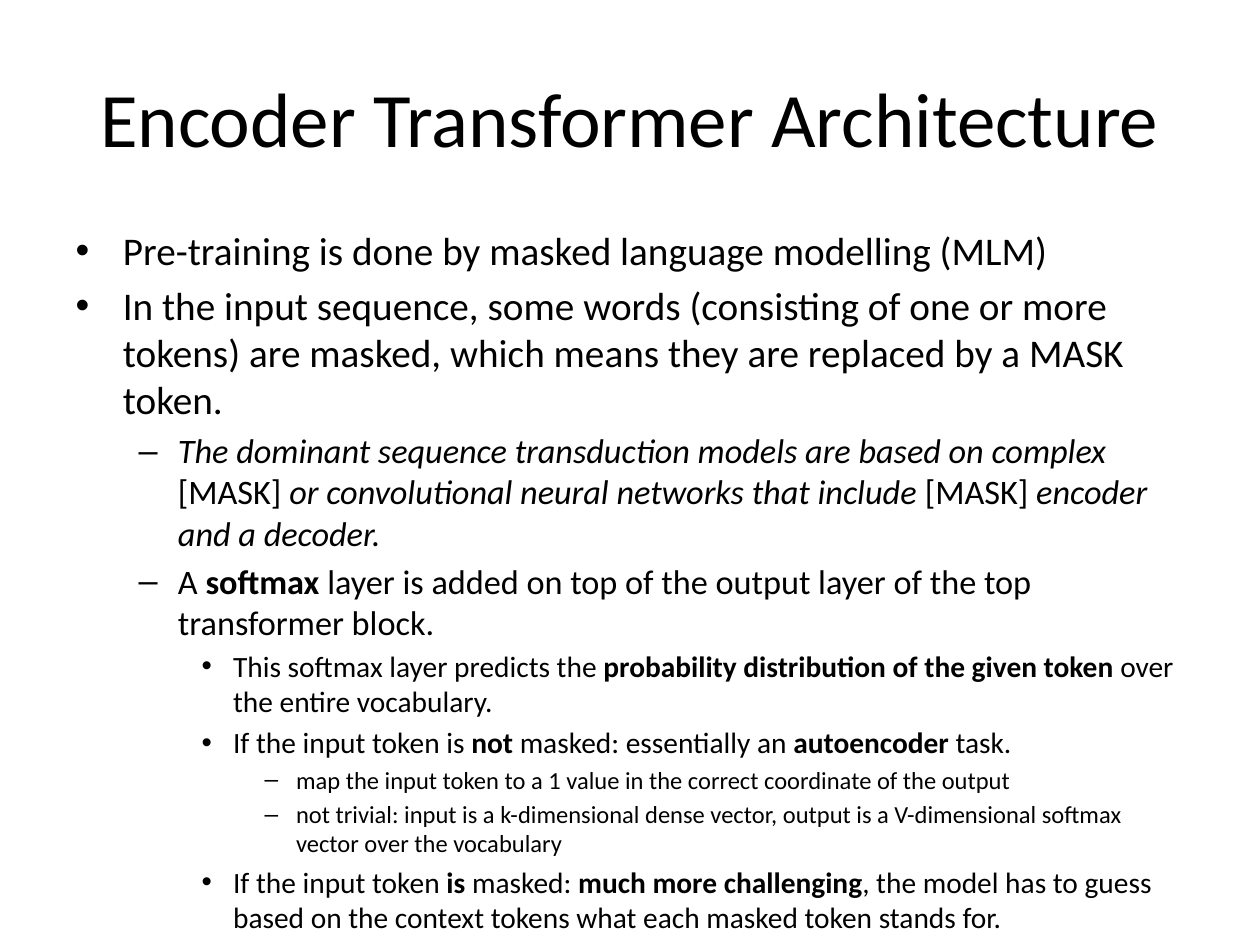
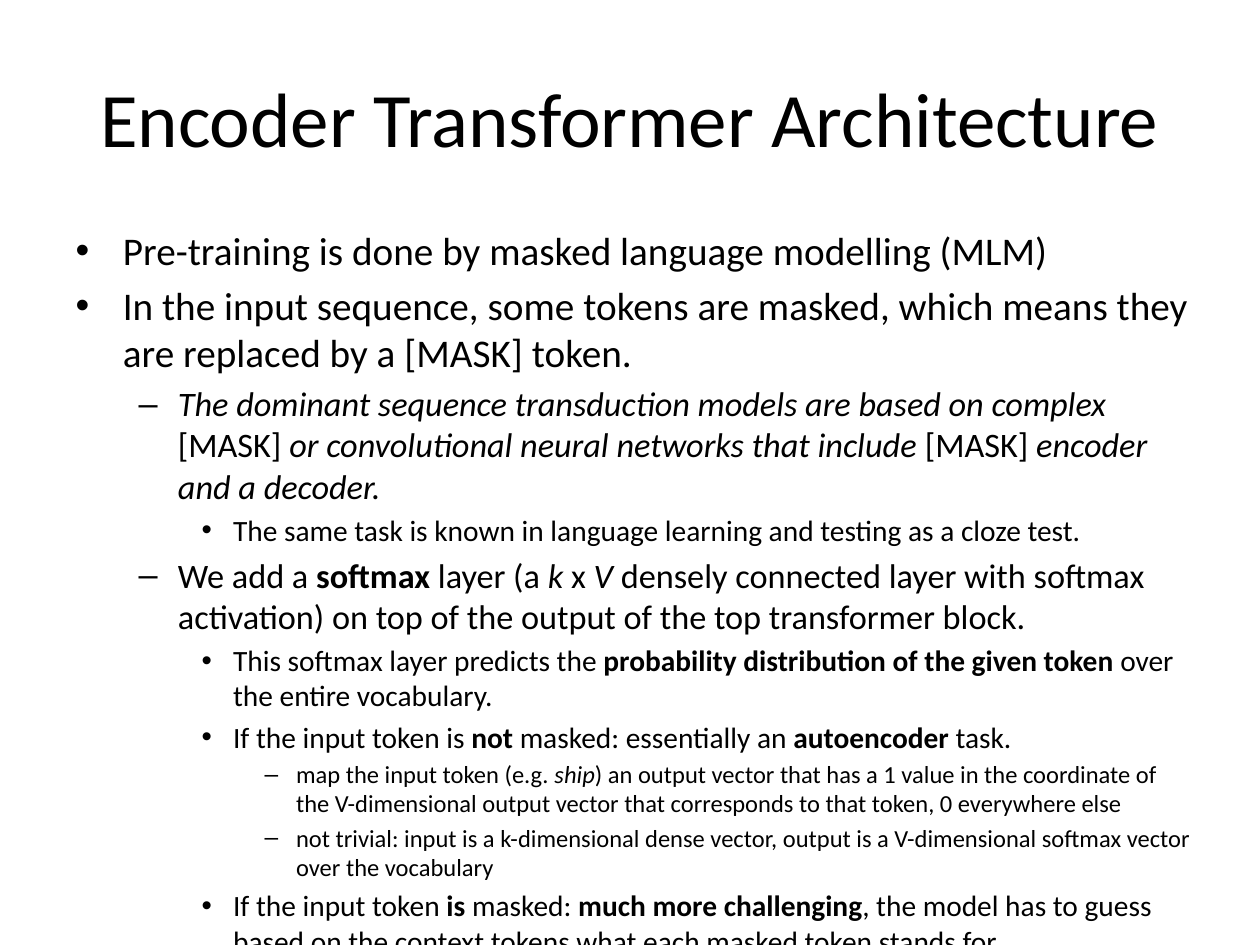
Before and after one commit to Clinical-Bioinformatics-Debrecen/generative_ai_2025, a slide deck: slide 26 of 6.pptx. Drawn at 1260x945 pixels with LibreOffice and Linux fonts; fonts in the diff are those of the drawing. Boxes give left, top, right and bottom in pixels: in the first picture for what was removed or moved away, otherwise in the second. Text is boxed around its words. In the diff, an @@ line names an element or a change of style, - is before the commit and + after.

Commit message:
Fix typos and other small mistakes

```diff
--- a/6.pptx
+++ b/6.pptx
@@ text at [123,292,1188,374]: text changed @@
-• In the input sequence, some words (consisting of one or more tokens) are masked, which means they are replaced by a MASK token.
+• In the input sequence, some tokens are masked, which means they are replaced by a [MASK] token.
@@ text at [178,520,1145,635]: text changed @@
-  – A softmax layer is added on top of the output layer of the top transformer block.
+    • The same task is known in language learning and testing as a cloze test.
+  – We add a softmax layer (a k x V densely connected layer with softmax activation) on top of the output of the top transformer block.
@@ text at [296,765,1156,816]: text changed @@
-      – map the input token to a 1 value in the correct coordinate of the output
+      – map the input token (e.g. ship) an output vector that has a 1 value in the coordinate of the V-dimensional output vector that corresponds to that token, 0 everywhere else
```
Also in this commit, not shown: 6 other slides changed.
